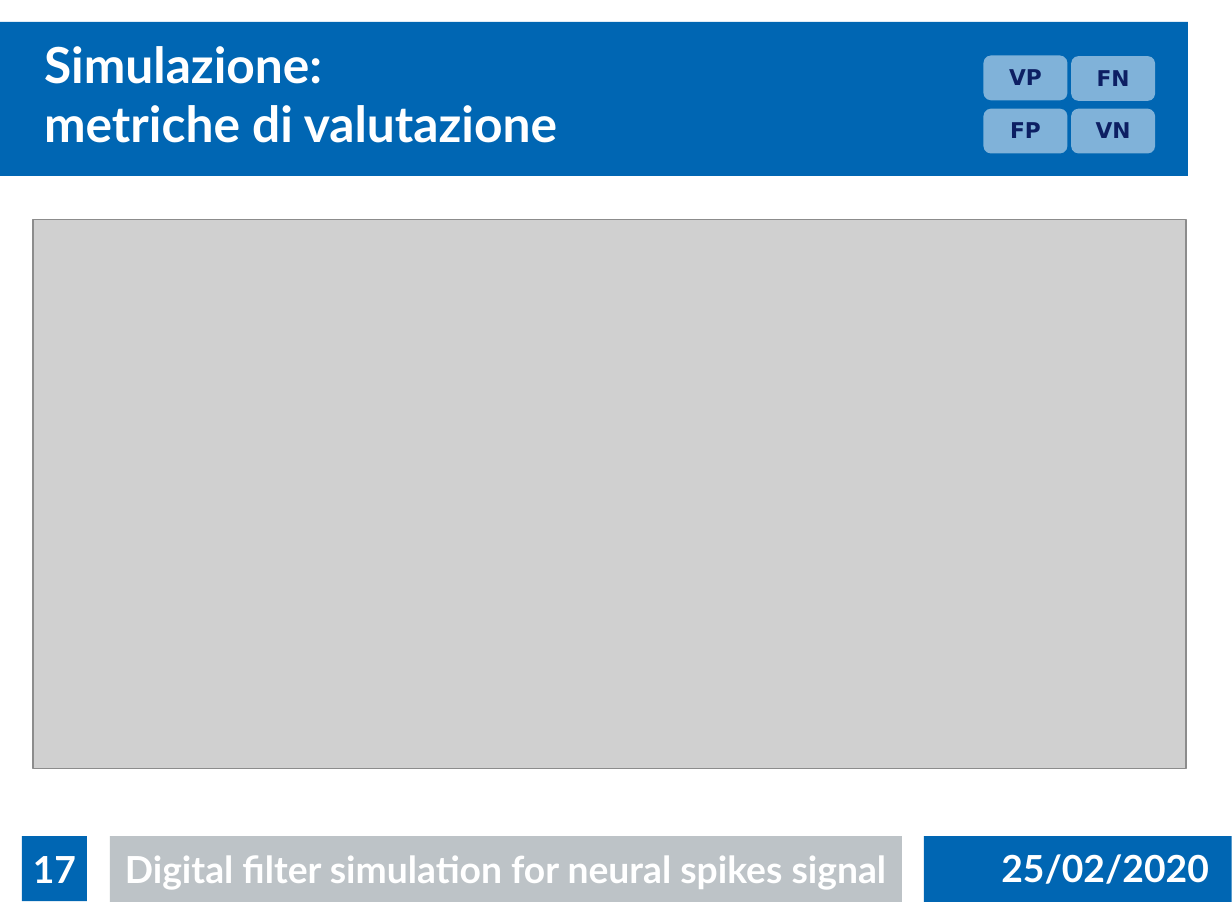
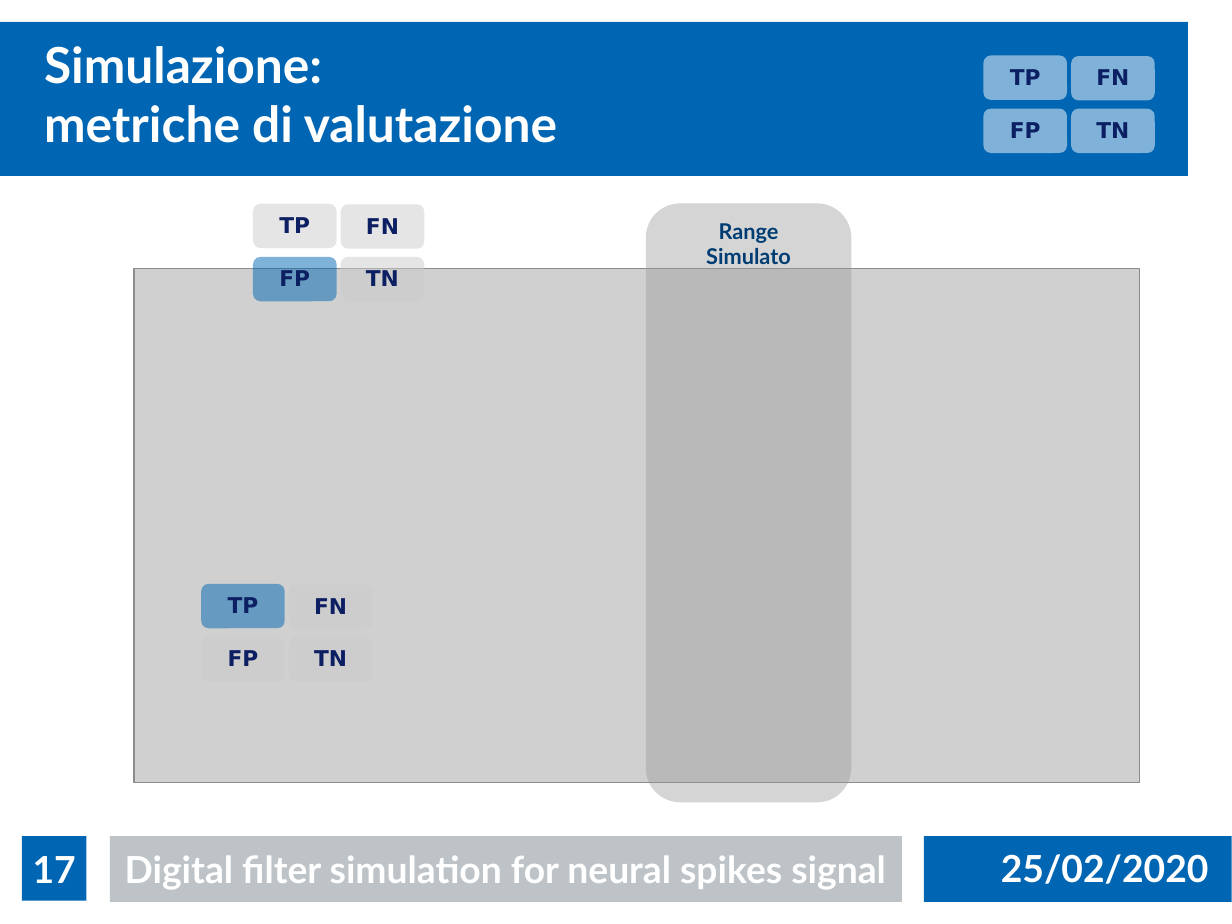
Before and after one commit to AlfreG/neuralSpikes, a slide deck: slide 17 of poc/presentazione.ppt. Drawn at 1232x924 pixels with LibreOffice and Linux fonts; fonts in the diff are those of the drawing; grey boxes stand for pictures. Boxes give left, top, right and bottom in pixels: in the first picture for what was removed or moved away, otherwise in the second. Text is boxed around its words. In the diff, an @@ line names an element or a change of style, - is before the commit and + after.

```diff
--- a/poc/presentazione.ppt
+++ b/poc/presentazione.ppt
@@ text in rounded rectangle at (x1=1010, y1=69, x2=1041, y2=85): text changed @@
-VP
+TP
@@ text in rounded rectangle at (x1=1096, y1=122, x2=1129, y2=138): text changed @@
-VN
+TN
@@ freeform shape added at (x1=646, y1=203, x2=852, y2=803), fill #999999 at 41% opacity, 14 pt, text #003D73, bold @@
+Range
+Simulato
@@ picture resized from (x1=34, y1=219, x2=1187, y2=769) to (x1=134, y1=268, x2=1140, y2=783) @@
@@ group added at (x1=253, y1=203, x2=425, y2=302): 4 rounded rectangles @@
+TP
+FN
+TN
+FP
@@ group added at (x1=201, y1=584, x2=347, y2=666): 3 texts, 1 rounded rectangle @@
+TP
+FN
+TN
+FP
```
Also in this commit, not shown: 14 other slides changed, 2 slides removed.
